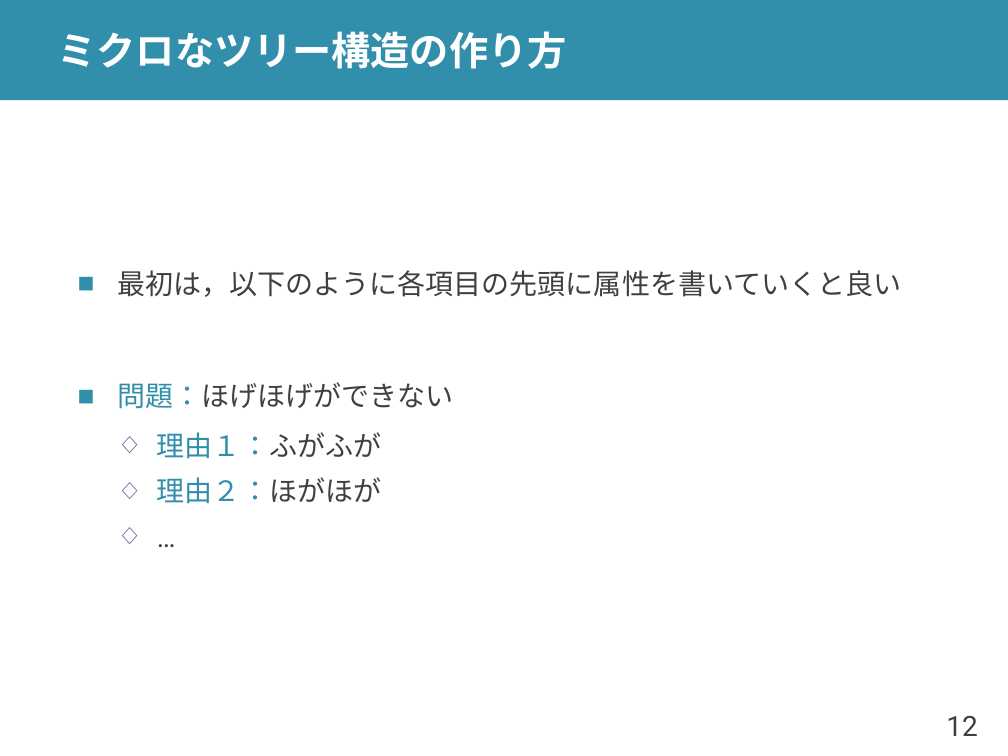
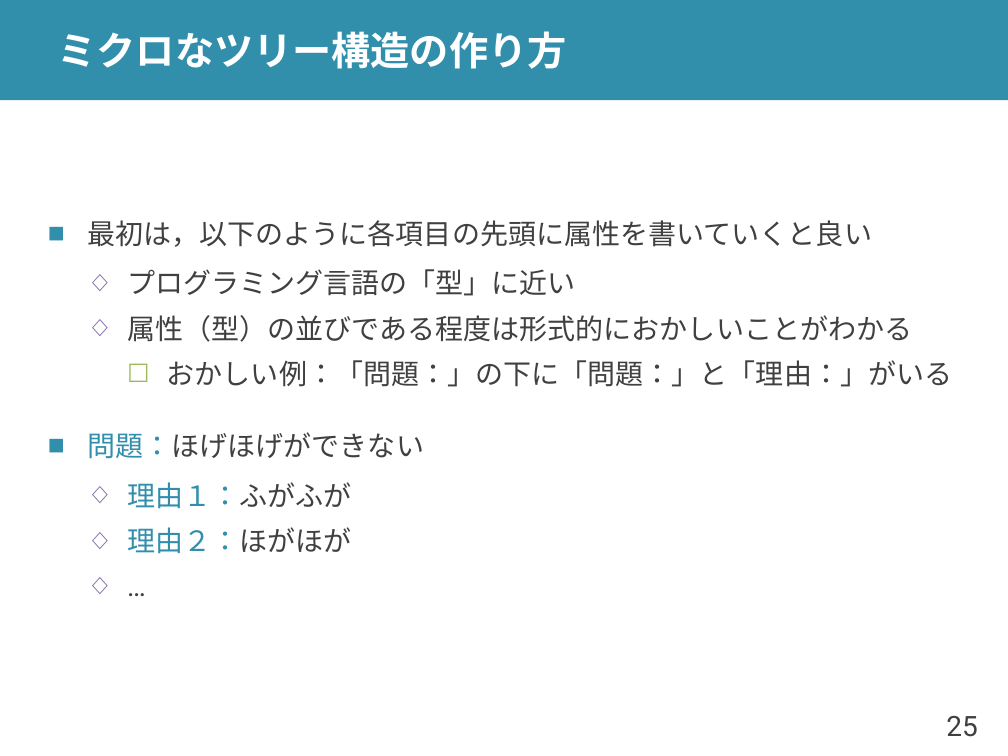
Before and after one commit to shioya-lab/how-to, a slide deck: slide 25 of slide.pptx (slide 12 before the commit). Drawn at 1008x756 pixels with LibreOffice and Linux fonts; fonts in the diff are those of the drawing. Boxes give left, top, right and bottom in pixels: in the first picture for what was removed or moved away, otherwise in the second. Text is boxed around its words. In the diff, an @@ line names an element or a change of style, - is before the commit and + after.

```diff
--- a/slide.pptx
+++ b/slide.pptx
@@ text "最初は，以下のように各項目の先頭に属性を書いていくと良い": place and size @@
-text "最初は，以下のように各項目の先頭に属性を書いていくと良い" at (117, 270, 901, 504)
+text "最初は，以下のように各項目の先頭に属性を書いていくと良い" at (87, 220, 952, 554)
@@ text at (127, 269, 952, 387): paragraphs added @@
+  ◇ プログラミング言語の「型」に近い
+  ◇ 属性（型）の並びである程度は形式的におかしいことがわかる
+    ☐ おかしい例：「問題：」の下に「問題：」と「理由：」がいる
@@ page number at (946, 716, 977, 737): text changed @@
-12
+25
```
Also in this commit, not shown: 12 other slides changed, 6 slides added, 1 other file.
